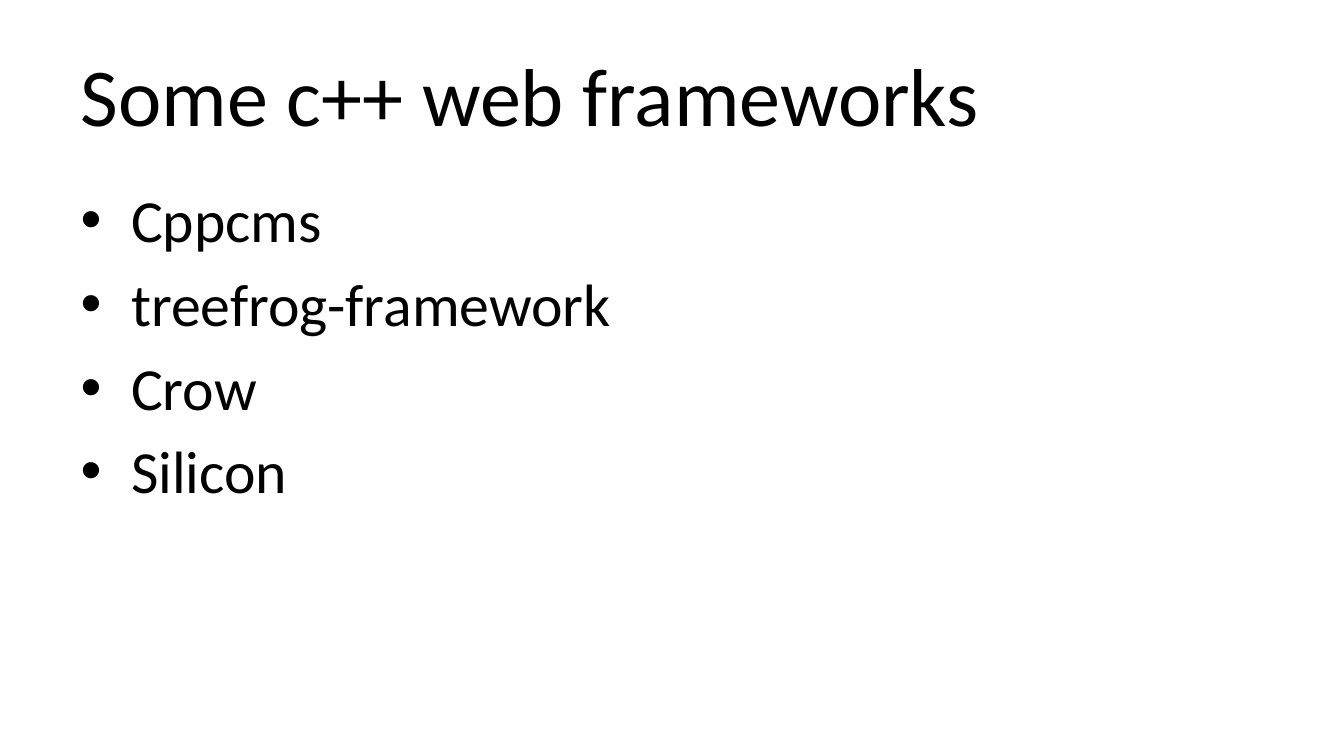
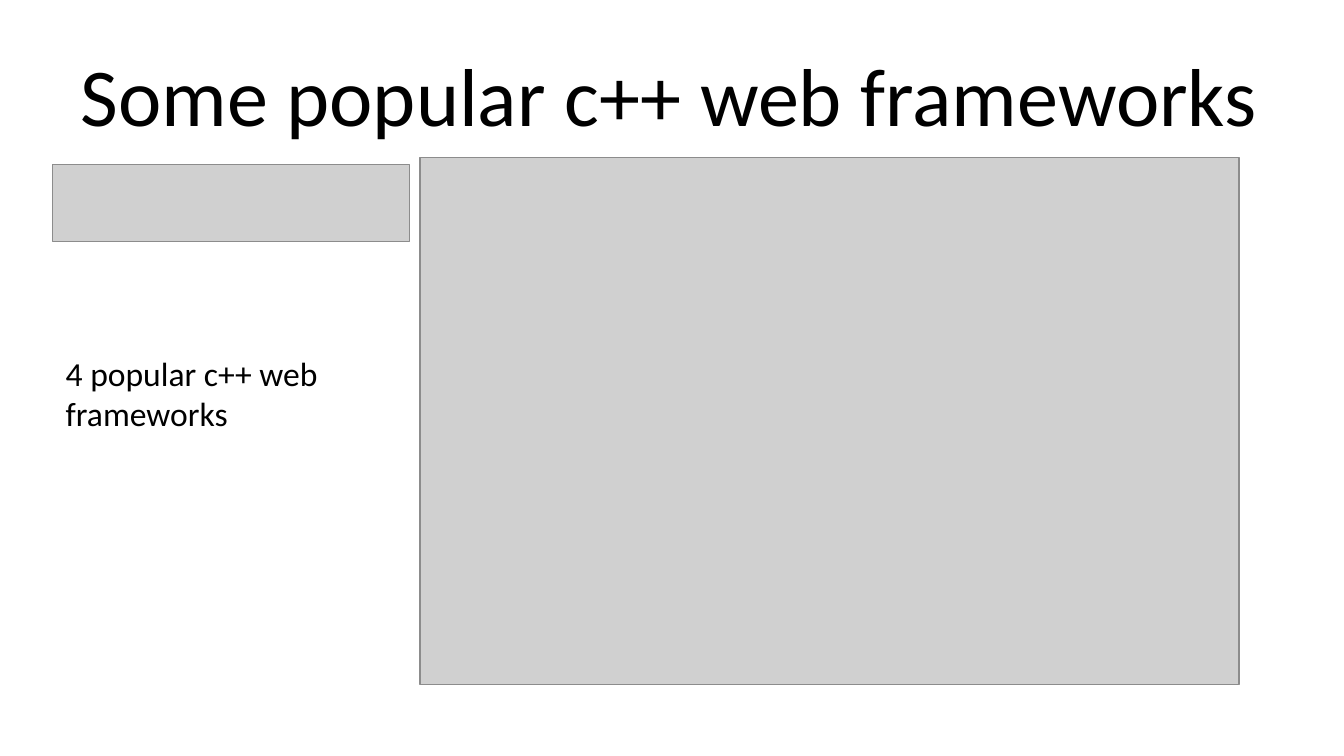
Before and after one commit to qicosmos/cppcon2018, a slide deck: slide 7 of cppcon2018.pptx (slide 5 before the commit). Drawn at 1344x756 pixels with LibreOffice and Linux fonts; fonts in the diff are those of the drawing; grey boxes stand for pictures. Boxes give left, top, right and bottom in pixels: in the first picture for what was removed or moved away, otherwise in the second. Text is boxed around its words. In the diff, an @@ line names an element or a change of style, - is before the commit and + after.

```diff
--- a/cppcon2018.pptx
+++ b/cppcon2018.pptx
@@ title at <box>81,69,1257,140</box>: text changed @@
-Some c++ web frameworks
+Some popular c++ web frameworks
@@ picture added at <box>52,165,409,242</box> @@
@@ picture added at <box>419,157,1238,684</box> @@
@@ text removed at <box>131,203,611,494</box> @@
-• Cppcms
-• treefrog-framework
-• Crow
-• Silicon
@@ text added at <box>66,362,317,427</box>, 18 pt, text #000000 @@
+4 popular c++ web
+frameworks
```
Also in this commit, not shown: 5 other slides changed, 1 slide added, 3 slides removed.
